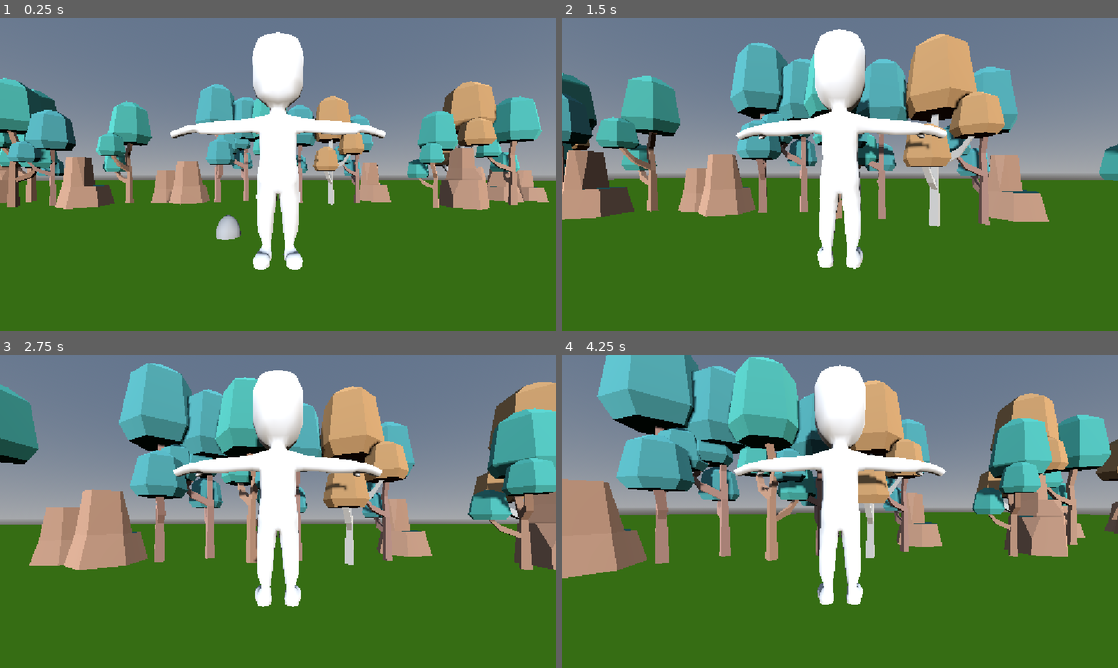
Above: before the commit, frames 1-4 (two rows, left to right).
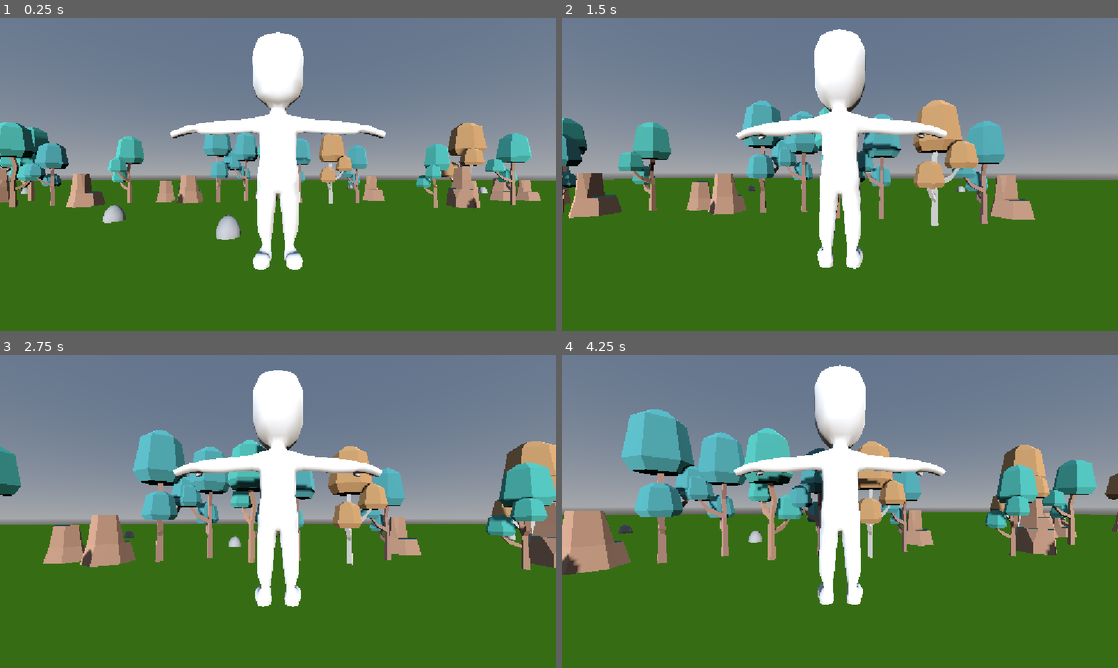
Above: after the commit, the same moments.

Repository: YudyAL/MiniMundosOficial
Game: Godot game, scene res://Escenas/isla.tscn
The game is run twice, just before and just after one commit, with the same random seed, the same clock (stepped at 60 frames per second) and the same inputs.
Inputs (mouse positions are in pixels of both pictures, inside the frame that each line leads up to):
- Up to frame 1 (0.25 s): no input
- Up to frame 2 (1.5 s): tap Enter at 0.5 s; move the mouse to (867, 174) at 0.52 s; hold W (move_forward) from 0.53 s (still down); tap Space (attack) at 0.6 s; move the mouse to (812, 174) at 1.27 s; tap Shift (run) at 1.35 s
- Up to frame 3 (2.75 s): keep holding W (move_forward); move the mouse to (289, 505) at 2.02 s; tap Space (attack) at 2.1 s
- Up to frame 4 (4.25 s): keep holding W (move_forward); move the mouse to (834, 517) at 2.77 s; tap Shift (run) at 2.85 s; tap Space (attack) at 3.5, 3.6 s; move the mouse to (878, 514) at 3.52 s

The runs differ from the first frame. In frame 1, 17% of the frame differs, in the area x 0-99%, y 19-66%; in frame 2, 23%; in frame 3, 25%; in frame 4, 30%, in the area x 0-100%, y 0-72%.

Commit message:
agrega spawner con 12 Destellos, 5 delante del muro y 7 detrás

Diff:
--- a/game-start/Escenas/isla.tscn
+++ b/game-start/Escenas/isla.tscn
@@ -3,6 +3,7 @@
 [ext_resource type="PackedScene" uid="uid://doid65grpgj35" path="res://Escenas/player.tscn" id="1_c7eiy"]
 [ext_resource type="PackedScene" uid="uid://41nbajexrivl" path="res://Escenas/Destello.tscn" id="2_ciol1"]
 [ext_resource type="Script" uid="uid://b6eep48vsby3h" path="res://Scripts/muro.gd" id="3_q8i56"]
+[ext_resource type="Script" uid="uid://br8jr4vvqfnpl" path="res://Scripts/destello_spawner.gd" id="4_casnb"]
 [ext_resource type="PackedScene" uid="uid://b1gt14crg63p0" path="res://Assets/Bosque/rock_tallF.glb" id="4_u2c6w"]
 [ext_resource type="PackedScene" uid="uid://yfv5p3ixqoif" path="res://Assets/Bosque/rock_tallG.glb" id="5_pbgq2"]
 [ext_resource type="PackedScene" uid="uid://dsfm06qpcjjwp" path="res://Assets/Bosque/tree_thin.glb" id="6_b7kie"]
@@ -54,6 +55,8 @@
 [node name="Muro" type="Node3D" parent="." unique_id=1309687750]
 transform = Transform3D(1, 0, 0, 0, 1, 0, 0, 0, 1, 0, 0, -15)
 script = ExtResource("3_q8i56")
-min_scale = 3.0
-max_scale = 4.5
 pieces = Array[PackedScene]([ExtResource("4_u2c6w"), ExtResource("5_pbgq2"), ExtResource("6_b7kie"), ExtResource("7_a5so0"), ExtResource("8_g2hm4")])
+
+[node name="DestelloSpawner" type="Node3D" parent="." unique_id=508979621]
+script = ExtResource("4_casnb")
+destello_scene = ExtResource("2_ciol1")
--- a/game-start/Scripts/destello_spawner.gd
+++ b/game-start/Scripts/destello_spawner.gd
@@ -1,18 +1,30 @@
 extends Node3D
-# Pon este script en un Node3D vacío del nivel ("DestelloSpawner").
-# Arrastra destello.tscn a "destello_scene" y ajusta las posiciones en el Inspector.
+
 
 @export var destello_scene: PackedScene
-@export var in_front_of_wall: Array[Vector3] = [   # 5 delante del muro
-    Vector3(-6, 1, 8), Vector3(-2, 1, 10), Vector3(3, 1, 7), Vector3(7, 1, 11), Vector3(0, 1, 5)
+@export var in_front_of_wall: Array[Vector3] = [   # 5 delante del muro (lado de Lumi)
+	Vector3(-18, 0, -8), Vector3(-8, 0, -11), Vector3(6, 0, -9),
+	Vector3(16, 0, -10), Vector3(22, 0, -5)
 ]
 @export var behind_wall: Array[Vector3] = [        # 7 detrás del muro (zona oculta)
-    Vector3(-9, 1, -8), Vector3(-5, 1, -12), Vector3(-1, 1, -9), Vector3(3, 1, -14),
-    Vector3(7, 1, -10), Vector3(10, 1, -6), Vector3(0, 1, -17)
+	Vector3(-22, 0, -20), Vector3(-12, 0, -24), Vector3(-4, 0, -19),
+	Vector3(5, 0, -26), Vector3(14, 0, -21), Vector3(24, 0, -23),
+	Vector3(0, 0, -32)
 ]
 
+func _ground_y(pos: Vector3) -> float:
+	var space := get_world_3d().direct_space_state
+	var q := PhysicsRayQueryParameters3D.create(
+		Vector3(pos.x, 200.0, pos.z), Vector3(pos.x, -200.0, pos.z))
+	q.collide_with_areas = false
+	var hit := space.intersect_ray(q)
+	if hit.is_empty():
+		return pos.y
+	return hit.position.y
+
 func _ready() -> void:
-    for pos in in_front_of_wall + behind_wall:
-        var d := destello_scene.instantiate()
-        add_child(d)
-        d.global_position = pos
+	await get_tree().physics_frame   # espera a que el terreno exista en la física
+	for pos in in_front_of_wall + behind_wall:
+		var d := destello_scene.instantiate()
+		add_child(d)
+		d.global_position = Vector3(pos.x, _ground_y(pos) + 0.1, pos.z)
